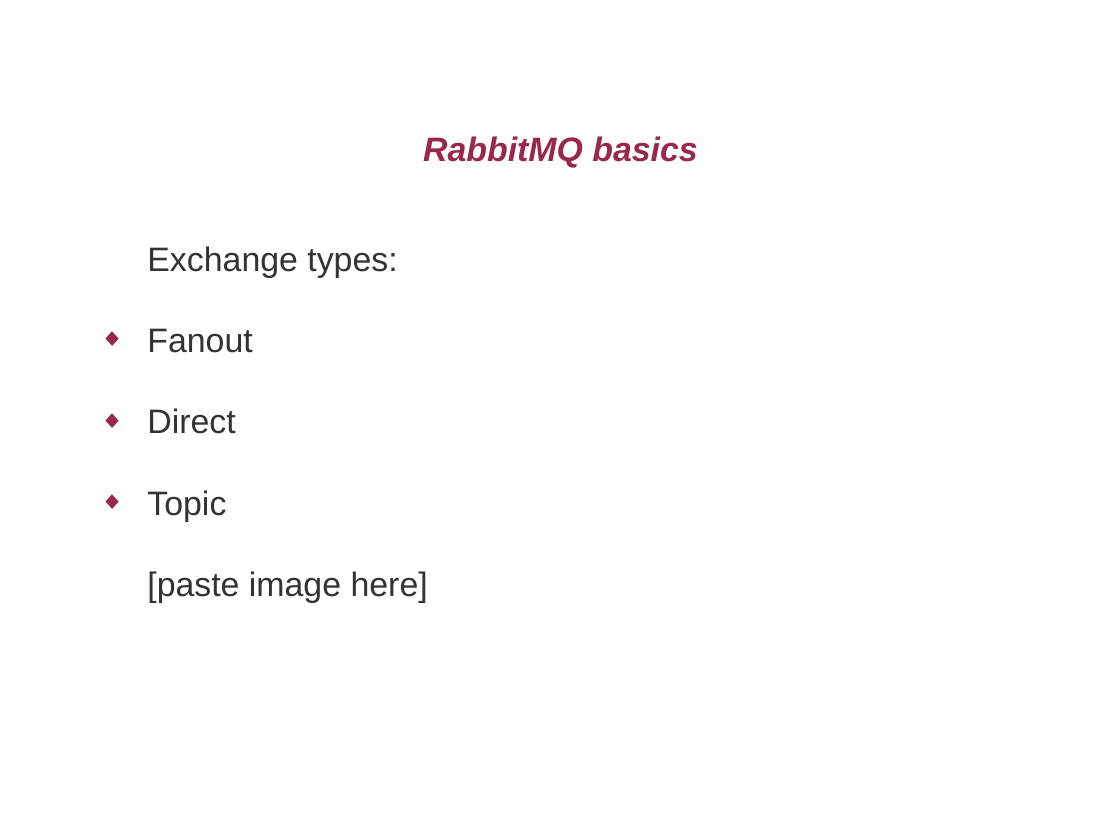
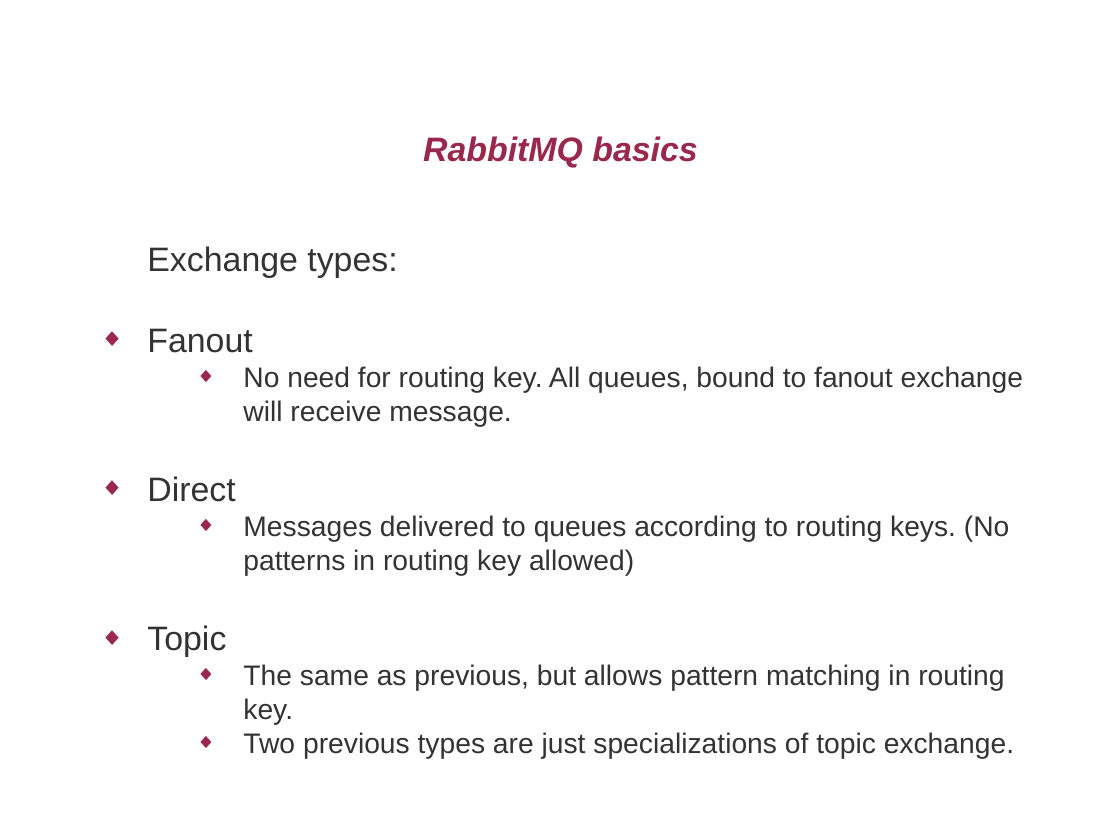
Before and after one commit to AlexanderAA/nzpug, a slide deck: slide 7 of jul2011/slides/slides.odp. Drawn at 1120x840 pixels with LibreOffice and Linux fonts; fonts in the diff are those of the drawing; background and template pictures are left out. Boxes give left, top, right and bottom in pixels: in the first picture for what was removed or moved away, otherwise in the second. Text is boxed around its words. In the diff, an @@ line names an element or a change of style, - is before the commit and + after.

```diff
--- a/jul2011/slides/slides.odp
+++ b/jul2011/slides/slides.odp
@@ text at [243,366,1023,427]: paragraph added @@
+      ◆ No need for routing key. All queues, bound to fanout exchange will receive message.
@@ text at [243,515,1009,576]: paragraph added @@
+      ◆ Messages delivered to queues according to routing keys. (No patterns in routing key allowed)
@@ text at [243,664,1014,759]: text changed; size 24 to 20 pt @@
-[paste image here]
+      ◆ The same as previous, but allows pattern matching in routing key.
+      ◆ Two previous types are just specializations of topic exchange.
```
Also in this commit, not shown: 7 other slides changed, 2 other files.
